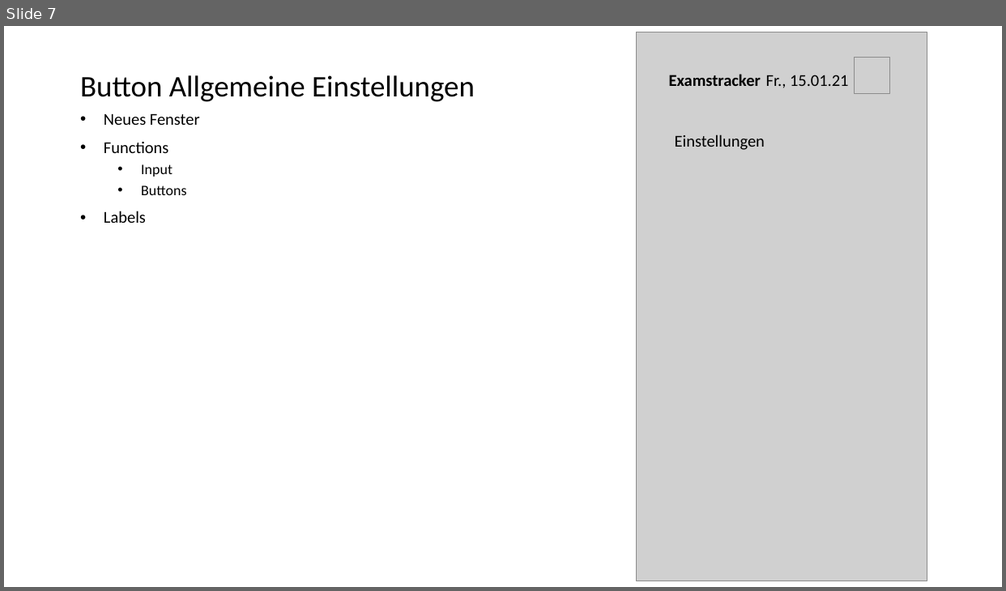
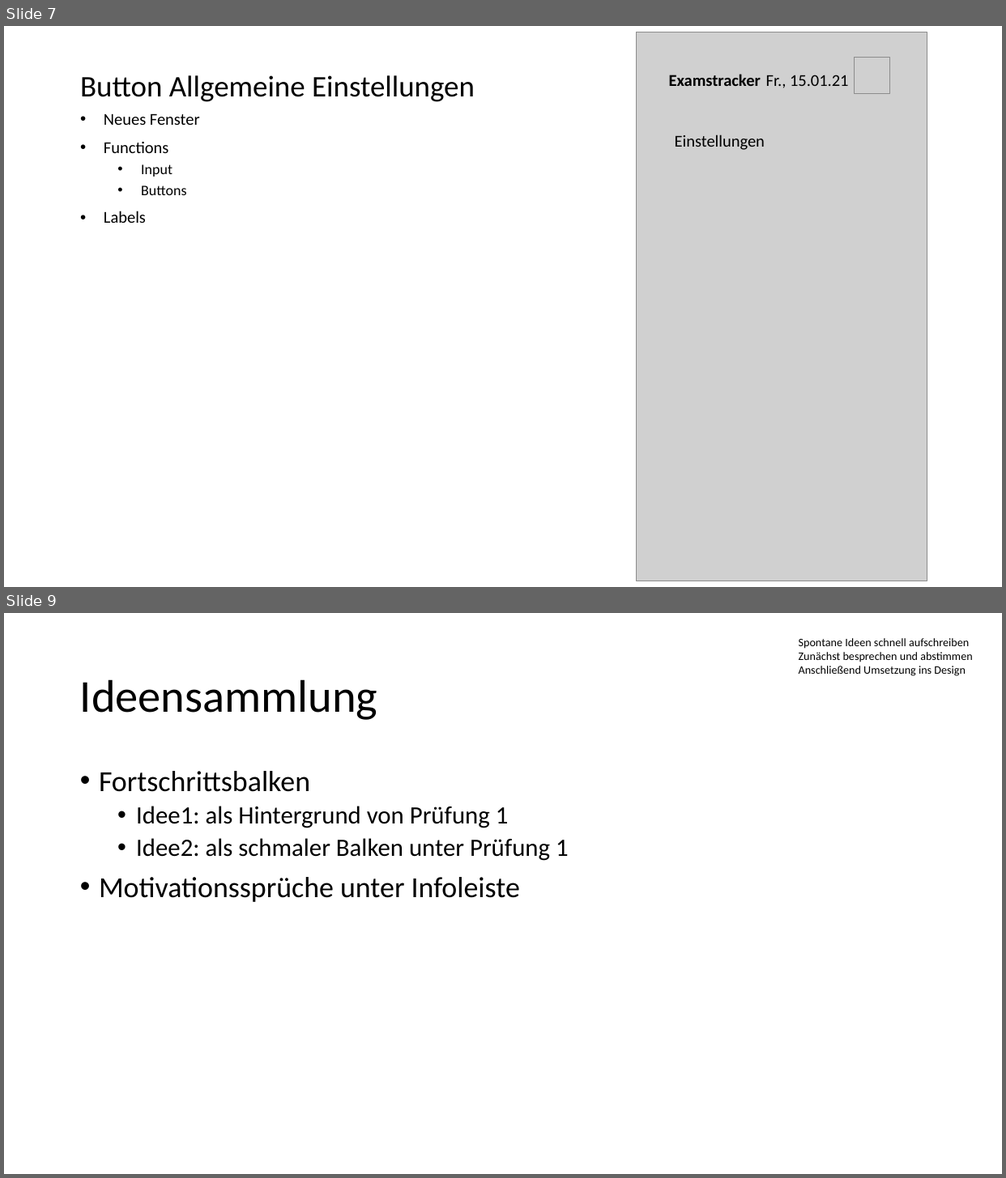
Before and after one commit to felixmeyjr/ExamTrackerAndMore, a slide deck: Design plan.pptx. Shown one above the other, each under a label of ours: slide 7 before the commit, slides 7 and 9 after it; the slides between them are not shown. The pictures are 1006x591 and 1006x1178 pixels, drawn with LibreOffice and Linux fonts; fonts in the diff are those of the drawing; grey boxes stand for pictures. Boxes give left, top, right and bottom in pixels: in the first picture for what was removed or moved away, otherwise in the second. Text is boxed around its words. In the diff, an @@ line names an element or a change of style, - is before the commit and + after.

Commit message:
Create new ppp pages: Motivationssprüche, Ideensammlung

```diff
--- a/Design plan.pptx
+++ b/Design plan.pptx
@@ slide 9 added at box(4, 613, 1002, 1174), background #FFFFFF @@
@@ text added at box(799, 638, 972, 676), 11 pt, text #000000 @@
+Spontane Ideen schnell aufschreiben
+Zunächst besprechen und abstimmen
+Anschließend Umsetzung ins Design
@@ title added at box(80, 679, 378, 720), 44 pt, text #000000 @@
+Ideensammlung
@@ text added at box(99, 771, 569, 902), 24 pt, text #000000 @@
+• Fortschrittsbalken
+  • Idee1: als Hintergrund von Prüfung 1
+  • Idee2: als schmaler Balken unter Prüfung 1
+• Motivationssprüche unter Infoleiste
```
Also in this commit, not shown: 1 slide changed, 1 other slide added.
